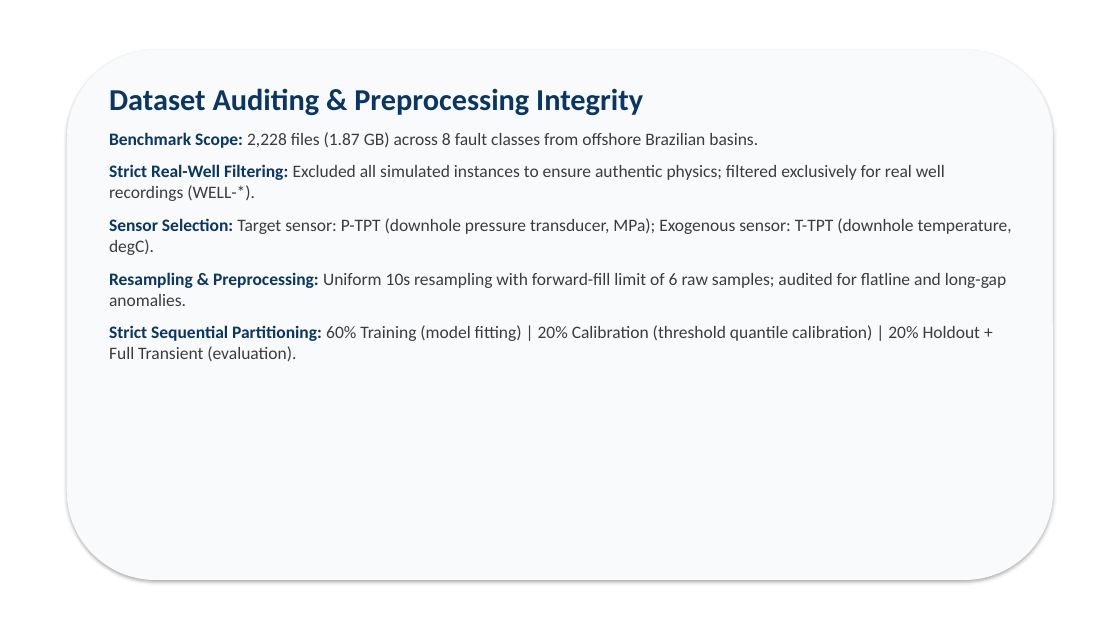
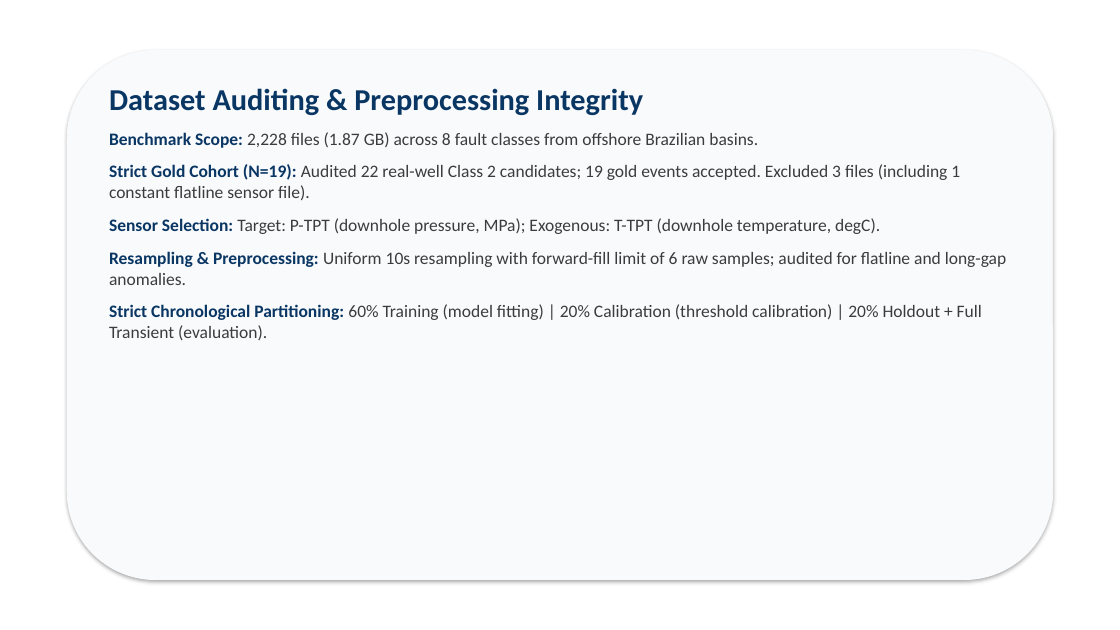
Before and after one commit to Ravva-78/tsa-oilguard, a slide deck: slide 3 of report/OILGUARD_Presentation.pptx. Drawn at 1120x630 pixels with LibreOffice and Linux fonts; fonts in the diff are those of the drawing. Boxes give left, top, right and bottom in pixels: in the first picture for what was removed or moved away, otherwise in the second. Text is boxed around its words. In the diff, an @@ line names an element or a change of style, - is before the commit and + after.

Commit message:
Audit and reconcile final OILGUARD results: resolve 19-event cohort, audit early-warning evaluation rules, add LOEO-CV, and verify Pareto frontier

```diff
--- a/report/OILGUARD_Presentation.pptx
+++ b/report/OILGUARD_Presentation.pptx
@@ text at (109,164,960,234): text changed @@
-Strict Real-Well Filtering: Excluded all simulated instances to ensure authentic physics; filtered exclusively for real well recordings (WELL-*).
-Sensor Selection: Target sensor: P-TPT (downhole pressure transducer, MPa); Exogenous sensor: T-TPT (downhole temperature, degC).
+Strict Gold Cohort (N=19): Audited 22 real-well Class 2 candidates; 19 gold events accepted. Excluded 3 files (including 1 constant flatline sensor file).
+Sensor Selection: Target: P-TPT (downhole pressure, MPa); Exogenous: T-TPT (downhole temperature, degC).
@@ text at (109,304,982,340): text changed @@
-Strict Sequential Partitioning: 60% Training (model fitting) | 20% Calibration (threshold quantile calibration) | 20% Holdout + Full Transient (evaluation).
+Strict Chronological Partitioning: 60% Training (model fitting) | 20% Calibration (threshold calibration) | 20% Holdout + Full Transient (evaluation).
```
Also in this commit, not shown: 7 other slides changed, 27 other files.
